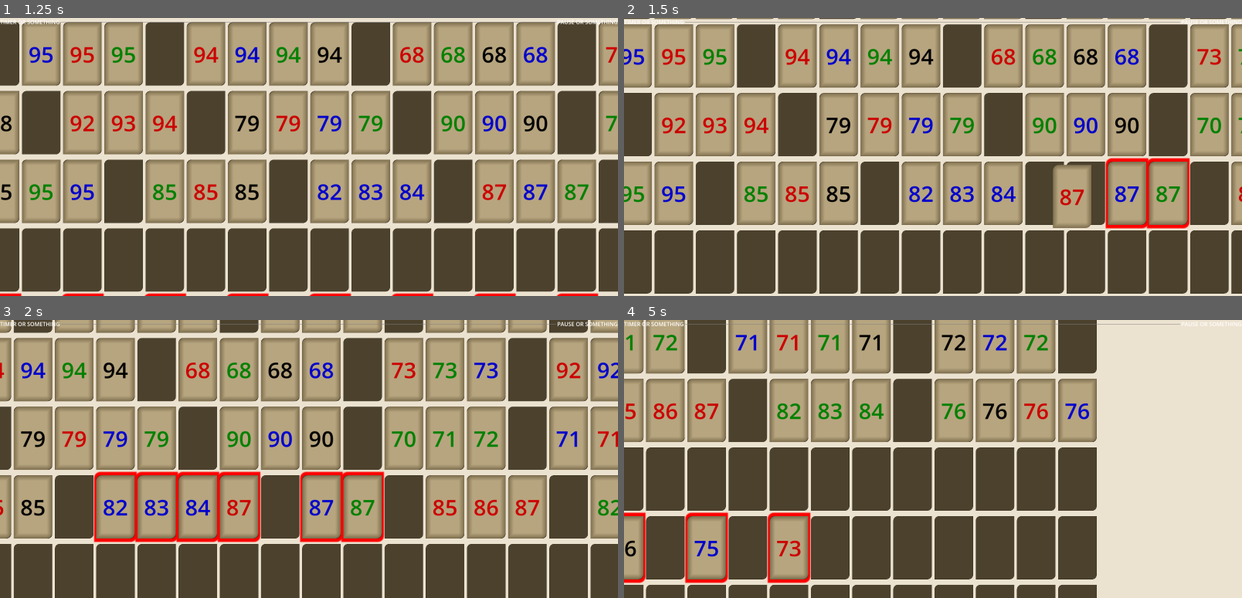
Above: before the commit, frames 1-4 (two rows, left to right).
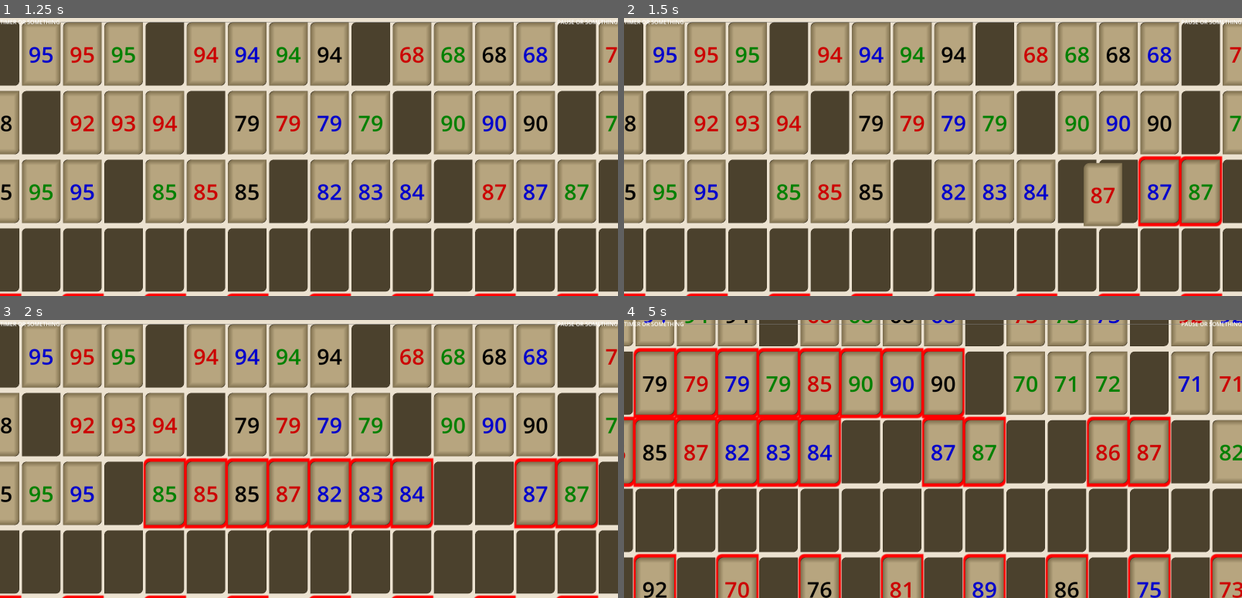
Above: after the commit, the same moments.

Repository: DaltonBaum/RummyCubed
Game: Godot game, scene res://scenes/game_board/game.tscn
Two runs of this game, one before a commit and one after it. Both use one fixed random seed, a clock stepped at 60 frames per second and the inputs below. This scene is started directly instead of the project's main scene.
Inputs (mouse positions are in pixels of both pictures, inside the frame that each line leads up to):
- Up to frame 1 (1.25 s): tap Enter at 0.5 s; move the mouse to (278, 212) at 0.52 s; hold W from 0.53 s (still down); click (278, 212) at 0.67 s
- Up to frame 2 (1.5 s): release W at 1.25 s; tap Space at 1.25 s; drag from (1118, 198) to (902, 212) at 1.27 s
- Up to frame 3 (2 s): no input
- Up to frame 4 (5 s): move the mouse to (747, 417) at 2.02 s; hold A 2.03-2.75 s; tap Enter at 2.75 s; drag from (963, 459) to (747, 417) at 2.77 s; move the mouse to (840, 389) at 3.52 s; hold S 3.53-4.25 s; tap Space at 4.25 s; drag from (1068, 445) to (840, 389) at 4.27 s

Frame 1 is identical in both runs. In frame 2, 55% of the frame differs, in the area x 0-100%, y 0-100%; in frame 3, 65%; in frame 4, 72%.

Commit message:
Dragging a tile no longer pans the screen

Diff:
--- a/scenes/game_board/game_camera.gd
+++ b/scenes/game_board/game_camera.gd
@@ -12,7 +12,6 @@
 @export var zoom_increment: Vector2 = Vector2(0.02, 0.02)
 @export var zoom_at_point: bool = true
 @export var move_while_zooming: bool = true
-@export var is_tile_dragging: bool = false
 
 # Variables for touch tracking and camera movement
 var last_pinch_distance: float = 0.0
@@ -33,7 +32,8 @@
 # Handle touch inputs for panning and pinch zooming
 func _input(event: InputEvent):
 	# Add handling to stop if a tile is currently being dragged
-
+	if DragManager.is_currently_dragging() == true:
+		return
 	if event is InputEventScreenTouch:
 		if event.is_pressed():
 			events[event.index] = event
